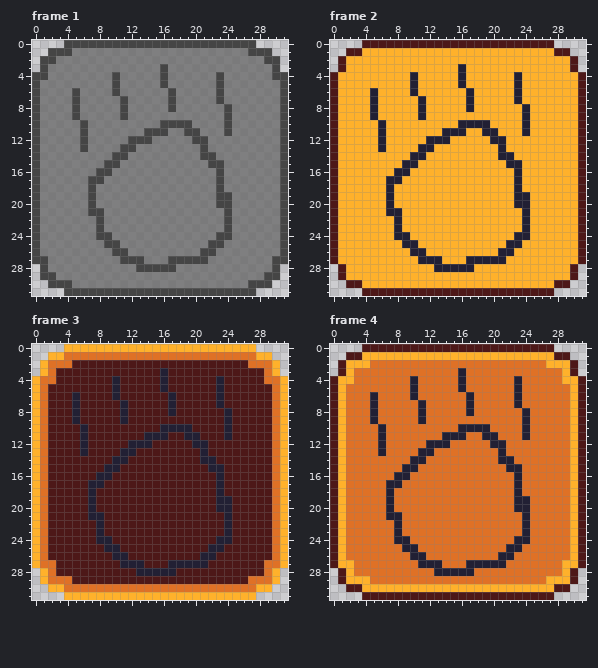
Pixel-art file -- assets/images/gui/boulder_button.aseprite. The picture above is the old version.
32x32 pixels, 4 frames. Shown: frame 1, frame 2, frame 3, frame 4.
After the commit:
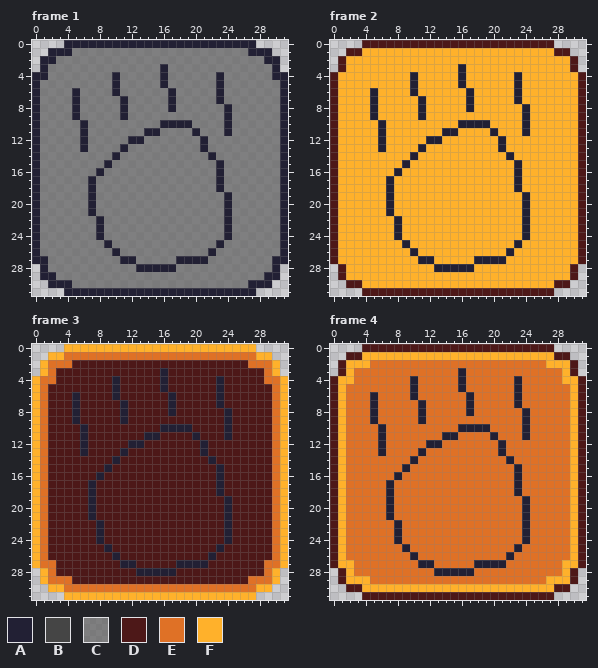
Palette (. is transparent): A #222034  B #454545  C #595959ac  D #4d1818  E #df7126  F #ffb12b
Diff:
Changed rows in their new state; - is an unchanged pixel.
Frame 1:
first column x 0:
 0 ----AAAAAAAAAAAAAAAAAAAAAAAA----
 1 --AAA----------------------AAA--
 2 -AA--------------------------AA-
 3 -A--------------A-------------A-
 4 AA--------A-----A------A------AA
 5 A---------A-----A------A-------A
 6 A----A----A------A-----A-------A
 7 A----A-----A-----A-----A-------A
 8 A----A-----A-----A------A------A
 9 A----A-----A------------A------A
10 A-----A---------AAAA----A------A
11 A-----A-------AAC--CA---A------A
12 A-----A-----AAC-----CA---------A
13 A-----A----AC--------A---------A
14 A---------AC---------CA--------A
15 A--------AC-----------CA-------A
16 A-------AC-------------A-------A
17 A------AC--------------A-------A
18 A------A---------------A-------A
19 A------A---------------CA------A
20 A------A---------------CA------A
21 A------AC---------------A------A
22 A-------A---------------A------A
23 A-------A---------------A------A
24 A-------AC-------------CA------A
25 A--------AC-----------CA-------A
26 A---------AC---------CA--------A
27 AA---------AAC---CAAAA--------AA
28 -A-----------AAAAA------------A-
29 -AA--------------------------AA-
30 --AAA----------------------AAA--
31 ----AAAAAAAAAAAAAAAAAAAAAAAA----
Frame 2:
first column x 8:
11 --------F--F----
12 ------F-----F---
13 ----F-----------
14 ---F---------F--
15 --F-----------F-
16 -F--------------
17 F---------------
19 ---------------F
20 ---------------F
21 F---------------
24 -F-------------F
25 --F-----------F-
26 ---F---------F--
27 -----F---F------
Frame 3:
first column x 8:
11 --------D--D----
12 ------D-----D---
13 ----D-----------
14 ---D---------D--
15 --D-----------D-
16 -D--------------
17 D---------------
19 ---------------D
20 ---------------D
21 D---------------
24 -D-------------D
25 --D-----------D-
26 ---D---------D--
27 -----D---D------
Frame 4:
first column x 8:
11 --------E--E----
12 ------E-----E---
13 ----E-----------
14 ---E---------E--
15 --E-----------E-
16 -E--------------
17 E---------------
19 ---------------E
20 ---------------E
21 E---------------
24 -E-------------E
25 --E-----------E-
26 ---E---------E--
27 -----E---E------
